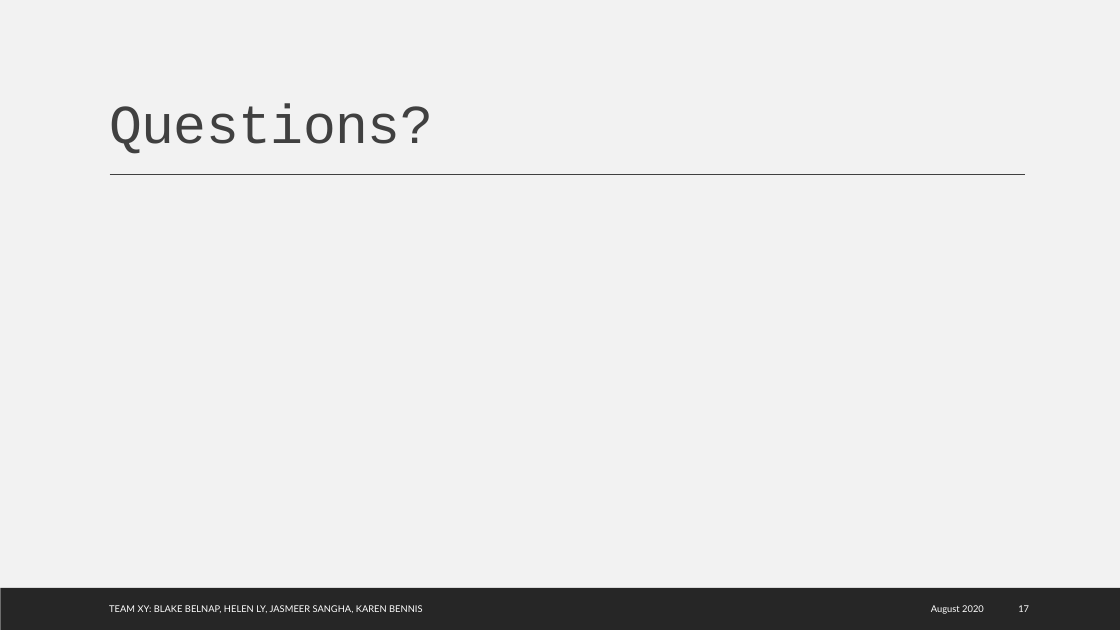
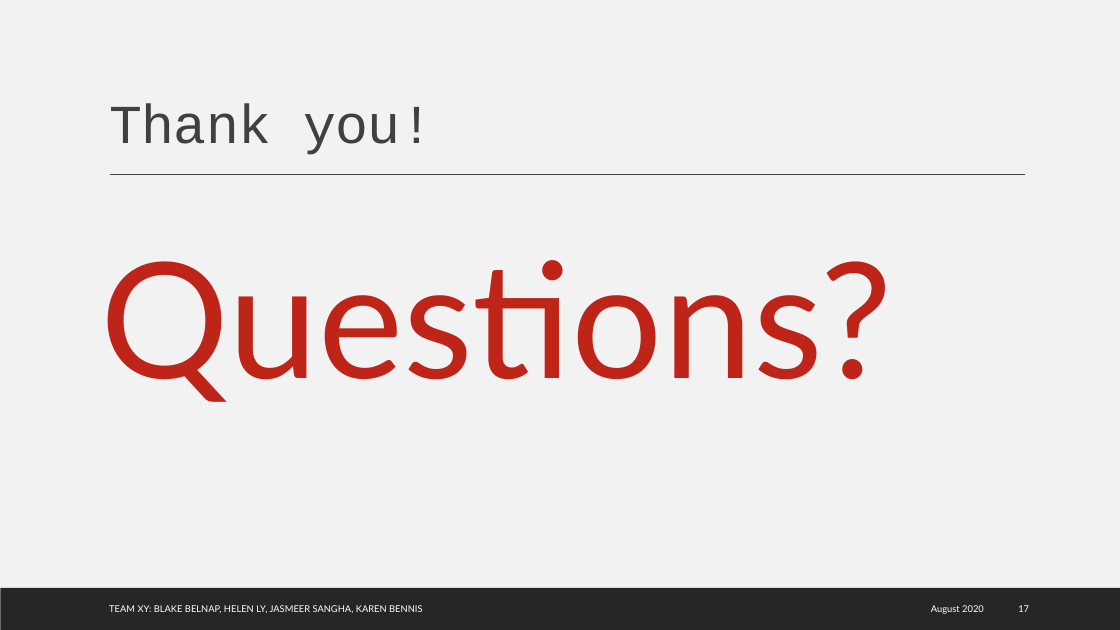
Before and after one commit to karenbennis/Xy, a slide deck: slide 17 of Team Xy Presentation.pptx. Drawn at 1120x630 pixels with LibreOffice and Linux fonts; fonts in the diff are those of the drawing; background and template pictures are left out. Boxes give left, top, right and bottom in pixels: in the first picture for what was removed or moved away, otherwise in the second. Text is boxed around its words. In the diff, an @@ line names an element or a change of style, - is before the commit and + after.

```diff
--- a/Team Xy Presentation.pptx
+++ b/Team Xy Presentation.pptx
@@ title at box(109, 104, 433, 155): text changed @@
-Questions?
+Thank you!
@@ text added at box(101, 260, 893, 402), 138 pt, text #BF2419 @@
+Questions?
```
Also in this commit, not shown: 5 other slides changed.
